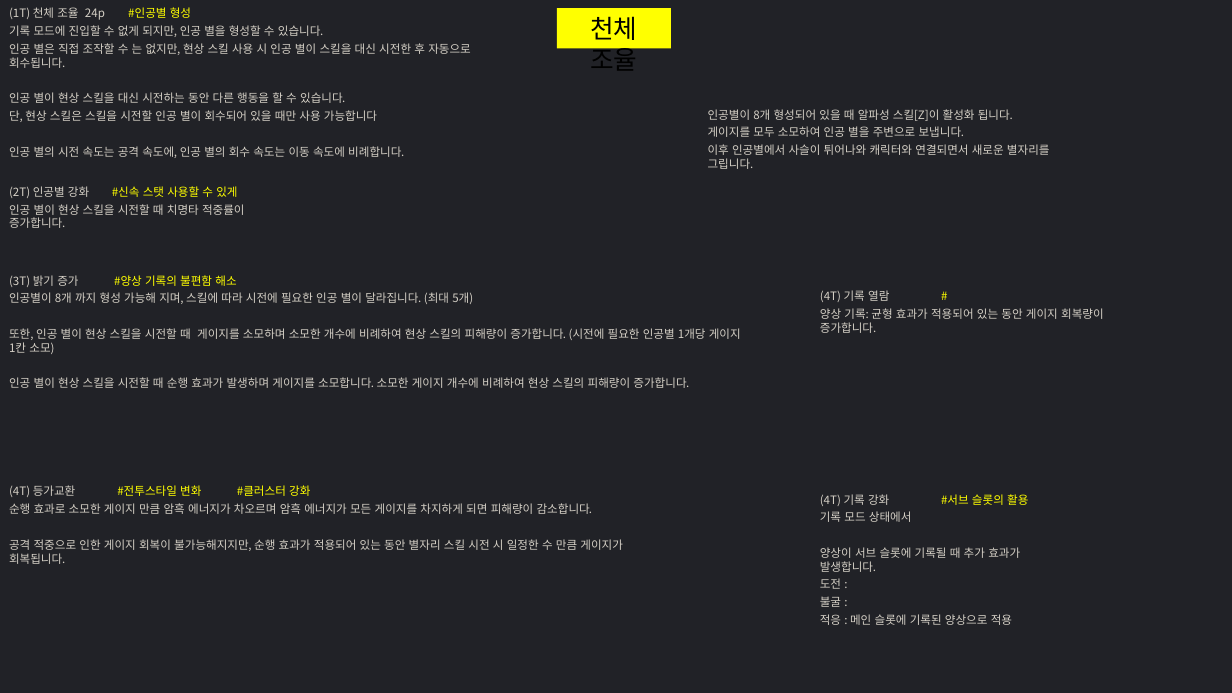
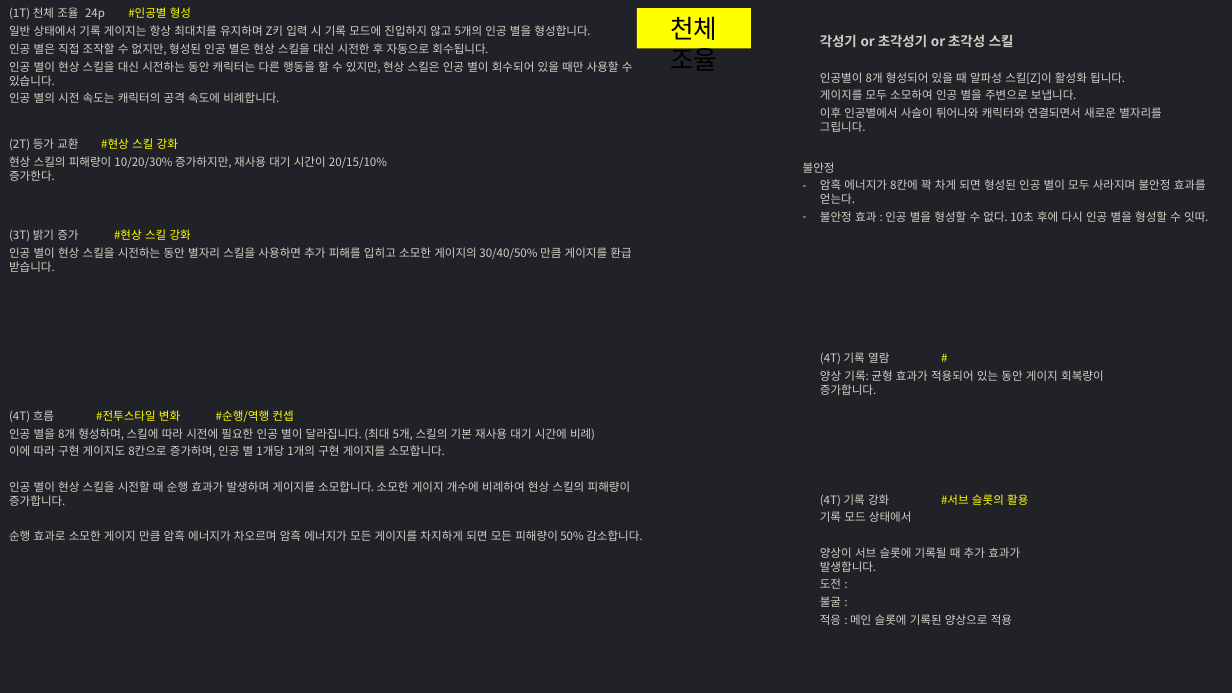
Before and after one commit to hjs0913/GameDesign, a slide deck: slide 8 of 로스트아크/아스트로맨서(Astromancer)_현자/아이디어정리.pptx. Drawn at 1232x693 pixels with LibreOffice and Linux fonts; fonts in the diff are those of the drawing. Boxes give left, top, right and bottom in pixels: in the first picture for what was removed or moved away, otherwise in the second. Text is boxed around its words. In the diff, an @@ line names an element or a change of style, - is before the commit and + after.

Commit message:
천체 조율 아이디어 추가중

```diff
--- a/로스트아크/아스트로맨서(Astromancer)_현자/아이디어정리.pptx
+++ b/로스트아크/아스트로맨서(Astromancer)_현자/아이디어정리.pptx
@@ text at bbox=[9, 25, 633, 103]: text changed @@
-기록 모드에 진입할 수 없게 되지만, 인공 별을 형성할 수 있습니다.
-인공 별은 직접 조작할 수 는 없지만, 현상 스킬 사용 시 인공 별이 스킬을 대신 시전한 후 자동으로 회수됩니다.
-인공 별이 현상 스킬을 대신 시전하는 동안 다른 행동을 할 수 있습니다.
-단, 현상 스킬은 스킬을 시전할 인공 별이 회수되어 있을 때만 사용 가능합니다
-인공 별의 시전 속도는 공격 속도에, 인공 별의 회수 속도는 이동 속도에 비례합니다.
+일반 상태에서 기록 게이지는 항상 최대치를 유지하며 Z키 입력 시 기록 모드에 진입하지 않고 5개의 인공 별을 형성합니다.
+인공 별은 직접 조작할 수 없지만, 형성된 인공 별은 현상 스킬을 대신 시전한 후 자동으로 회수됩니다.
+인공 별이 현상 스킬을 대신 시전하는 동안 캐릭터는 다른 행동을 할 수 있지만, 현상 스킬은 인공 별이 회수되어 있을 때만 사용할 수 있습니다.
+인공 별의 시전 속도는 캐릭터의 공격 속도에 비례합니다.
@@ rectangle "천체 조율": place and size @@
-rectangle "천체 조율" at bbox=[557, 8, 671, 49]
+rectangle "천체 조율" at bbox=[637, 8, 750, 49]
@@ text "각성기 or 초각성기 or 초각성 ...": place and size @@
-text "각성기 or 초각성기 or 초각성 ..." at bbox=[708, 109, 1050, 169]
+text "각성기 or 초각성기 or 초각성 ..." at bbox=[820, 34, 1162, 132]
@@ text at bbox=[820, 34, 1014, 47]: paragraph added @@
+각성기 or 초각성기 or 초각성 스킬
@@ text at bbox=[9, 138, 387, 181]: text changed @@
-(2T) 인공별 강화 #신속 스탯 사용할 수 있게
-인공 별이 현상 스킬을 시전할 때 치명타 적중률이 증가합니다.
+(2T) 등가 교환 #현상 스킬 강화
+현상 스킬의 피해량이 10/20/30% 증가하지만, 재사용 대기 시간이 20/15/10% 증가한다.
@@ text added at bbox=[803, 162, 1208, 222], 9 pt, text #D4CFC5 @@
+불안정
+– 암흑 에너지가 8칸에 꽉 차게 되면 형성된 인공 별이 모두 사라지며 불안정 효과를 얻는다.
+– 불안정 효과 : 인공 별을 형성할 수 없다. 10초 후에 다시 인공 별을 형성할 수 잇따.
@@ text at bbox=[9, 229, 631, 272]: text changed @@
-(3T) 밝기 증가 #양상 기록의 불편함 해소
-인공별이 8개 까지 형성 가능해 지며, 스킬에 따라 시전에 필요한 인공 별이 달라집니다. (최대 5개)
-또한, 인공 별이 현상 스킬을 시전할 때 게이지를 소모하며 소모한 개수에 비례하여 현상 스킬의 피해량이 증가합니다. (시전에 필요한 인공별 1개당 게이지 1칸 소모)
-인공 별이 현상 스킬을 시전할 때 순행 효과가 발생하며 게이지를 소모합니다. 소모한 게이지 개수에 비례하여 현상 스킬의 피해량이 증가합니다.
+(3T) 밝기 증가 #현상 스킬 강화
+인공 별이 현상 스킬을 시전하는 동안 별자리 스킬을 사용하면 추가 피해를 입히고 소모한 게이지의 30/40/50% 만큼 게이지를 환급 받습니다.
@@ text "(4T) 기록 열람 #": place and size @@
-text "(4T) 기록 열람 #" at bbox=[820, 290, 1104, 333]
+text "(4T) 기록 열람 #" at bbox=[820, 352, 1104, 395]
@@ text at bbox=[9, 410, 642, 541]: text changed @@
-(4T) 등가교환 #전투스타일 변화 #클러스터 강화
-순행 효과로 소모한 게이지 만큼 암흑 에너지가 차오르며 암흑 에너지가 모든 게이지를 차지하게 되면 피해량이 감소합니다.
-공격 적중으로 인한 게이지 회복이 불가능해지지만, 순행 효과가 적용되어 있는 동안 별자리 스킬 시전 시 일정한 수 만큼 게이지가 회복됩니다.
+(4T) 흐름 #전투스타일 변화 #순행/역행 컨셉
+인공 별을 8개 형성하며, 스킬에 따라 시전에 필요한 인공 별이 달라집니다. (최대 5개, 스킬의 기본 재사용 대기 시간에 비례)
+이에 따라 구현 게이지도 8칸으로 증가하며, 인공 별 1개당 1개의 구현 게이지를 소모합니다.
+인공 별이 현상 스킬을 시전할 때 순행 효과가 발생하며 게이지를 소모합니다. 소모한 게이지 개수에 비례하여 현상 스킬의 피해량이 증가합니다.
+순행 효과로 소모한 게이지 만큼 암흑 에너지가 차오르며 암흑 에너지가 모든 게이지를 차지하게 되면 모든 피해량이 50% 감소합니다.
```
